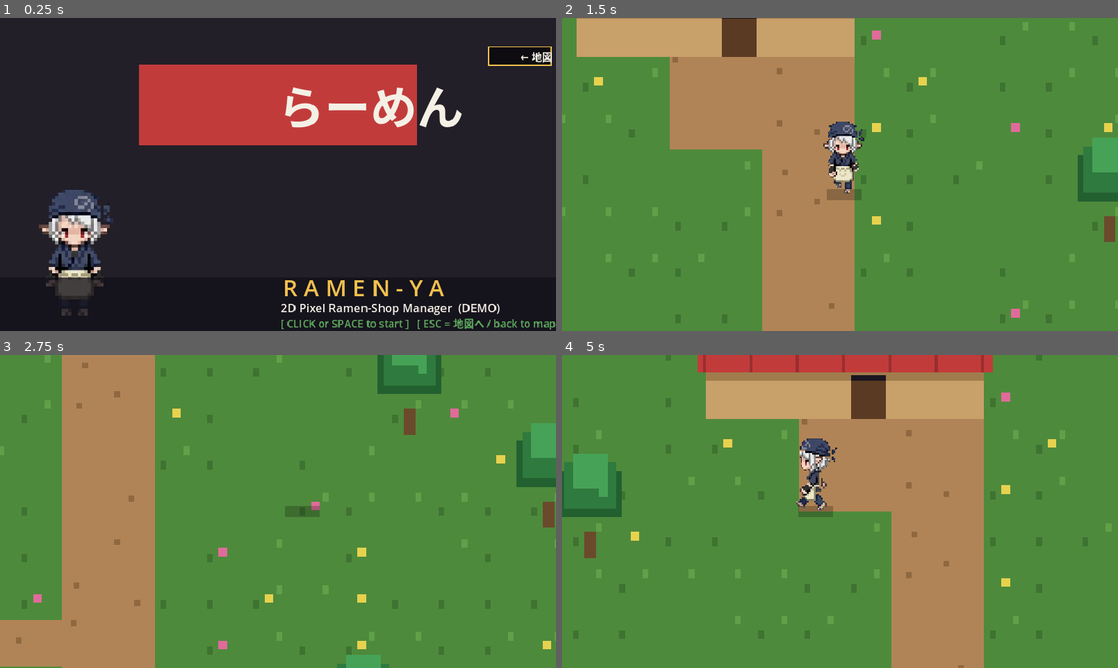
Above: before the commit, frames 1-4 (two rows, left to right).
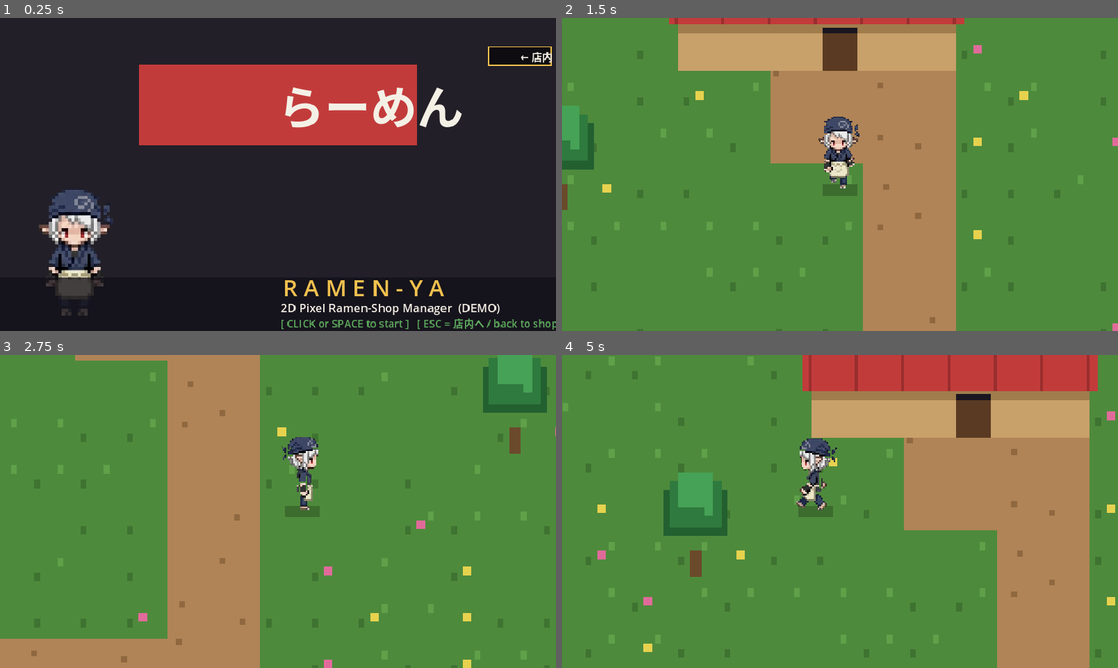
Above: after the commit, the same moments.

Repository: meloalright/ramen-ya
Game: Godot game, scene res://scenes/Main.tscn
Two runs of this game, one before a commit and one after it. Both use one fixed random seed, a clock stepped at 60 frames per second and the inputs below. This scene is started directly instead of the project's main scene.
Inputs (mouse positions are in pixels of both pictures, inside the frame that each line leads up to):
- Up to frame 1 (0.25 s): no input
- Up to frame 2 (1.5 s): tap Enter at 0.5 s; move the mouse to (962, 158) at 0.52 s; hold D 0.53-1.28 s; tap E at 0.6 s; click (962, 158) at 0.67 s; tap Space at 0.77 s; tap M at 0.8, 1.35 s; move the mouse to (728, 190) at 1.27 s; hold S from 1.28 s (still down); click (728, 190) at 1.42 s
- Up to frame 3 (2.75 s): tap Space at 1.52 s; tap R at 1.55, 2.1 s; move the mouse to (333, 442) at 2.02 s; release S at 2.03 s; hold D from 2.03 s (still down); click (333, 442) at 2.17 s; tap E at 2.3 s
- Up to frame 4 (5 s): move the mouse to (812, 574) at 2.77 s; release D at 2.78 s; hold W 2.78-3.53 s; tap E at 2.85, 4.55 s; click (812, 574) at 2.92 s; tap Space at 3.02, 3.77, 4.52 s; tap M at 3.05, 3.6 s; move the mouse to (1006, 558) at 3.52 s; hold A from 3.53 s (still down); click (1006, 558) at 3.67 s; tap R at 3.8 s; tap Escape at 4.15 s; move the mouse to (673, 464) at 4.27 s; tap Enter at 4.35 s; click (673, 464) at 4.42 s

The runs differ from the first frame. In frame 1, 0.2% of the frame differs, in the area x 81-100%, y 10-100%; in frame 2, 41%; in frame 3, 40%; in frame 4, 44%, in the area x 0-100%, y 0-100%.

Commit message:
feat: walkable shop interior with tables, chairs and a counter
Entering the shop now opens a rectangular room (scenes/Shop.tscn) you can
walk around freely instead of jumping straight into cooking:

- wooden-floor room with a back kitchen + service counter (档口) and two
  rows of dining tables & chairs (solid furniture to navigate around)
- reuses the overworld locomotion: WASD / arrows + click-or-tap to move,
  fixed camera framing the whole room
- two interaction zones: step to the COUNTER (E / tap) to start the
  cooking minigame, step to the DOOR (E / tap / ESC) to go back outside
- spawn point remembers context (door when arriving from the map,
  counter when returning from cooking)

World door now opens Shop; the cooking screen's back button + ESC/M now
return to the shop interior (relabelled 店内).

Co-Authored-By: Claude Opus 4.8 (1M context) <noreply@anthropic.com>

Diff:
--- /dev/null
+++ b/scenes/Shop.tscn
@@ -0,0 +1,8 @@
+[gd_scene load_steps=2 format=3 uid="uid://b1ramenya0shop01"]
+
+[ext_resource type="Script" path="res://scripts/Shop.gd" id="1_shop"]
+
+[node name="Shop" type="Node2D"]
+script = ExtResource("1_shop")
+
+[node name="Camera" type="Camera2D" parent="."]
--- a/scripts/Main.gd
+++ b/scripts/Main.gd
@@ -231,9 +231,9 @@
 
 
 func _handle_key(key: int) -> void:
-	# leave the shop, back to the overworld
+	# leave the counter, back to the shop interior
 	if key == KEY_ESCAPE or key == KEY_M:
-		get_tree().change_scene_to_file("res://scenes/World.tscn")
+		get_tree().change_scene_to_file("res://scenes/Shop.tscn")
 		return
 	if state == State.TITLE and (key == KEY_SPACE or key == KEY_ENTER):
 		_start_game()
@@ -242,9 +242,9 @@
 
 
 func _handle_click(p: Vector2) -> void:
-	# back-to-map button works in every state
+	# back-to-shop button works in every state
 	if BACK_RECT.has_point(p):
-		get_tree().change_scene_to_file("res://scenes/World.tscn")
+		get_tree().change_scene_to_file("res://scenes/Shop.tscn")
 		return
 	if state == State.TITLE:
 		_start_game()
@@ -401,7 +401,7 @@
 	draw_rect(Rect2(0, 224, W, 46), Color(0.07, 0.06, 0.09, 0.78))
 	_title_text("R A M E N - Y A", Vector2(244, 240), 20, COL_YELLOW)
 	_title_text("2D Pixel Ramen-Shop Manager  (DEMO)", Vector2(242, 254), 10, COL_WHITE)
-	_title_text("[ CLICK or SPACE to start ]   [ ESC = 地図へ / back to map ]", Vector2(242, 267), 9,
+	_title_text("[ CLICK or SPACE to start ]   [ ESC = 店内へ / back to shop ]", Vector2(242, 267), 9,
 		COL_GREEN if Time_blink() else COL_WHITE)
 
 
@@ -653,7 +653,7 @@
 func _draw_back_button() -> void:
 	draw_rect(BACK_RECT, Color(0, 0, 0, 0.6))
 	draw_rect(BACK_RECT, COL_YELLOW, false, 1.0)
-	_text("← 地図", Vector2(BACK_RECT.position.x + BACK_RECT.size.x / 2, BACK_RECT.position.y + 12),
+	_text("← 店内", Vector2(BACK_RECT.position.x + BACK_RECT.size.x / 2, BACK_RECT.position.y + 12),
 		9, COL_WHITE, HORIZONTAL_ALIGNMENT_CENTER)
 
 
--- /dev/null
+++ b/scripts/Shop.gd
@@ -0,0 +1,414 @@
+extends Node2D
+# =====================================================================
+#  RAMEN-YA — SHOP INTERIOR  /  店内
+#  A walkable rectangular room: wooden floor, dining tables + chairs,
+#  and a service counter (档口) along the back. Walk around freely;
+#  step up to the COUNTER to start cooking, or to the DOOR to leave.
+#
+#  Same procedural / code-drawn style as the overworld (World.gd):
+#  fixed camera framing the whole room, click/tap or WASD to move.
+# =====================================================================
+
+const TILE := 16
+const MAP_W := 24            # tiles (incl. walls)
+const MAP_H := 15
+
+enum { FLOOR, WALL, KITCHEN, COUNTER, TABLE, CHAIR, DOOR }
+
+var map: Array = []
+var counter_zone: Rect2          # floor strip right in front of the counter
+var door_cell := Vector2i(-1, -1)
+
+# remembers where to drop the player when (re)entering this scene
+static var entry := "door"       # "door" (from overworld) | "counter" (from cooking)
+
+# ---- palette --------------------------------------------------------
+const C_FLOOR    := Color("7a5230")
+const C_FLOOR_D  := Color("6a4628")
+const C_FLOOR_HI := Color("8a5f38")
+const C_WALL     := Color("3a2a1c")
+const C_WALL_HI  := Color("4d3826")
+const C_KITCHEN  := Color("4b4550")
+const C_STOVE    := Color("2a2630")
+const C_BURNER   := Color("e0792e")
+const C_COUNTER  := Color("c89b6a")
+const C_COUNTER_D:= Color("a07c4c")
+const C_TABLE    := Color("8a5a32")
+const C_TABLE_HI := Color("a76f3f")
+const C_CHAIR    := Color("5a3a22")
+const C_DOOR     := Color("c23b3b")
+const C_INK      := Color("1a1620")
+const C_WHITE    := Color("f4f0e6")
+const C_YELLOW   := Color("f2c14e")
+const C_BOWL     := Color("e7e3d8")
+
+# ---- player (shared with the overworld) -----------------------------
+var player_pos := Vector2.ZERO
+const PLAYER_SPEED := 70.0
+const PLAYER_H := 26.0
+const FEET_W := 11.0
+const FEET_H := 7.0
+var facing := 3                  # start facing up (toward the counter)
+var moving := false
+var anim_t := 0.0
+var anim_i := 0
+const STEP_SEQ := [0, 1, 0, 2]
+
+var chef_tex: Texture2D
+const CHEF_FW := 200
+const CHEF_FH := 301
+const ROW_DOWN := 0
+const ROW_SIDE := 1
+const ROW_UP := 2
+
+# ---- click / touch to move ------------------------------------------
+var move_target := Vector2.ZERO
+var has_target := false
+enum { ACT_NONE, ACT_COOK, ACT_EXIT }
+var pending := ACT_NONE
+
+# ---- interaction ----------------------------------------------------
+var near_counter := false
+var near_exit := false
+var font: Font
+var blink := 0.0
+
+@onready var cam: Camera2D = $Camera
+
+
+# =====================================================================
+func _ready() -> void:
+	font = ThemeDB.fallback_font
+	if ResourceLoader.exists("res://assets/chef_sheet.png"):
+		chef_tex = load("res://assets/chef_sheet.png")
+	_build_room()
+	# spawn point depends on how we got here
+	if entry == "counter":
+		player_pos = Vector2(MAP_W * TILE / 2.0, 5 * TILE - 2)
+		facing = 3
+	else:
+		player_pos = Vector2(door_cell.x * TILE + TILE / 2.0, (door_cell.y - 1) * TILE + 13)
+		facing = 3
+	entry = "door"              # default for the next overworld entry
+	_setup_camera()
+	set_process(true)
+
+
+func _setup_camera() -> void:
+	# frame the whole room (fixed camera, no follow)
+	var room := Vector2(MAP_W * TILE, MAP_H * TILE)
+	var vp := get_viewport_rect().size
+	var z: float = min(vp.x / room.x, vp.y / room.y) * 0.99
+	cam.zoom = Vector2(z, z)
+	cam.position_smoothing_enabled = false
+	cam.position = room / 2.0
+	cam.reset_smoothing()
+
+
+# =====================================================================
+#  ROOM LAYOUT
+# =====================================================================
+func _build_room() -> void:
+	map = []
+	for y in MAP_H:
+		var row := []
+		for x in MAP_W:
+			if x == 0 or y == 0 or x == MAP_W - 1 or y == MAP_H - 1:
+				row.append(WALL)
+			else:
+				row.append(FLOOR)
+		map.append(row)
+
+	# kitchen back-bench + counter front along the top
+	for x in range(1, MAP_W - 1):
+		map[1][x] = KITCHEN
+		map[2][x] = COUNTER
+	counter_zone = Rect2(TILE, 3 * TILE, (MAP_W - 2) * TILE, 2 * TILE)
+
+	# exit door in the bottom wall, centered
+	var dx := MAP_W / 2
+	map[MAP_H - 1][dx] = DOOR
+	door_cell = Vector2i(dx, MAP_H - 1)
+
+	# dining sets: [chair][table][table][chair], two rows
+	for ry in [7, 10]:
+		for bx in [3, 10, 17]:
+			map[ry][bx] = CHAIR
+			map[ry][bx + 1] = TABLE
+			map[ry][bx + 2] = TABLE
+			map[ry][bx + 3] = CHAIR
+
+
+# =====================================================================
+#  COLLISION
+# =====================================================================
+func _tile_at(wx: float, wy: float) -> int:
+	var tx := int(floor(wx / TILE))
+	var ty := int(floor(wy / TILE))
+	if tx < 0 or ty < 0 or tx >= MAP_W or ty >= MAP_H:
+		return WALL
+	return map[ty][tx]
+
+
+func _blocked(t: int) -> bool:
+	return t == WALL or t == KITCHEN or t == COUNTER or t == TABLE or t == CHAIR
+
+
+func _can_stand(cx: float, feet_y: float) -> bool:
+	for px in [cx - FEET_W / 2.0, cx + FEET_W / 2.0]:
+		for py in [feet_y - FEET_H, feet_y]:
+			if _blocked(_tile_at(px, py)):
+				return false
+	return true
+
+
+# =====================================================================
+#  LOOP
+# =====================================================================
+func _process(delta: float) -> void:
+	blink += delta
+
+	var dir := Vector2.ZERO
+	if Input.is_physical_key_pressed(KEY_A) or Input.is_physical_key_pressed(KEY_LEFT):
+		dir.x -= 1.0
+	if Input.is_physical_key_pressed(KEY_D) or Input.is_physical_key_pressed(KEY_RIGHT):
+		dir.x += 1.0
+	if Input.is_physical_key_pressed(KEY_W) or Input.is_physical_key_pressed(KEY_UP):
+		dir.y -= 1.0
+	if Input.is_physical_key_pressed(KEY_S) or Input.is_physical_key_pressed(KEY_DOWN):
+		dir.y += 1.0
+
+	if dir != Vector2.ZERO:
+		has_target = false
+		pending = ACT_NONE
+	elif has_target:
+		var to: Vector2 = move_target - player_pos
+		if to.length() <= 2.5:
+			has_target = false
+		else:
+			dir = to.normalized()
+
+	var prev := player_pos
+	moving = dir != Vector2.ZERO
+	if moving:
+		dir = dir.normalized()
+		if abs(dir.x) > abs(dir.y):
+			facing = 1 if dir.x < 0.0 else 2
+		else:
+			facing = 3 if dir.y < 0.0 else 0
+
+	var step := dir * PLAYER_SPEED * delta
+	if _can_stand(player_pos.x + step.x, player_pos.y):
+		player_pos.x += step.x
+	if _can_stand(player_pos.x, player_pos.y + step.y):
+		player_pos.y += step.y
+
+	if has_target and dir != Vector2.ZERO and player_pos.distance_to(prev) < 0.05:
+		has_target = false
+		pending = ACT_NONE
+
+	if moving:
+		anim_t += delta
+		if anim_t > 0.16:
+			anim_t -= 0.16
+			anim_i = (anim_i + 1) % STEP_SEQ.size()
+	else:
+		anim_i = 0
+		anim_t = 0.0
+
+	# interaction zones
+	near_counter = counter_zone.has_point(player_pos)
+	var dcenter := Vector2(door_cell.x * TILE + TILE / 2.0, door_cell.y * TILE)
+	near_exit = player_pos.distance_to(dcenter) < 24.0
+
+	# auto-trigger a pending click action on arrival
+	if pending == ACT_COOK and near_counter:
+		_cook()
+		return
+	if pending == ACT_EXIT and near_exit:
+		_exit()
+		return
+
+	queue_redraw()
+
+
+func _unhandled_input(event: InputEvent) -> void:
+	if event is InputEventKey and event.pressed and not event.echo:
+		if event.keycode == KEY_E:
+			if near_counter:
+				_cook()
+			elif near_exit:
+				_exit()
+		elif event.keycode == KEY_ESCAPE or event.keycode == KEY_M:
+			_exit()
+	elif event is InputEventMouseButton and event.pressed and event.button_index == MOUSE_BUTTON_LEFT:
+		_on_pointer(get_global_mouse_position())
+
+
+func _on_pointer(p: Vector2) -> void:
+	# tap the counter band → walk up to it and start cooking
+	if p.y < 3 * TILE and p.x > TILE and p.x < (MAP_W - 1) * TILE:
+		if near_counter:
+			_cook()
+		else:
+			move_target = Vector2(clamp(p.x, 2 * TILE, (MAP_W - 2) * TILE), 4 * TILE - 2)
+			has_target = true
+			pending = ACT_COOK
+		return
+	# tap the door → walk to it and leave
+	if door_cell.x >= 0 and Rect2(door_cell.x * TILE, (door_cell.y - 1) * TILE, TILE, TILE * 2).has_point(p):
+		if near_exit:
+			_exit()
+		else:
+			move_target = Vector2(door_cell.x * TILE + TILE / 2.0, (door_cell.y - 1) * TILE + 12)
+			has_target = true
+			pending = ACT_EXIT
+		return
+	# otherwise walk toward the tapped point
+	move_target = p
+	has_target = true
+	pending = ACT_NONE
+
+
+func _cook() -> void:
+	entry = "counter"
+	get_tree().change_scene_to_file("res://scenes/Main.tscn")
+
+
+func _exit() -> void:
+	get_tree().change_scene_to_file("res://scenes/World.tscn")
+
+
+# =====================================================================
+#  DRAWING
+# =====================================================================
+func _draw() -> void:
+	# floor + static tiles (counter/kitchen/walls/door)
+	for ty in MAP_H:
+		for tx in MAP_W:
+			_draw_ground(tx, ty)
+
+	# Y-sorted objects: furniture + player so overlaps look right
+	var objs: Array = []
+	for ty in MAP_H:
+		for tx in MAP_W:
+			var t: int = map[ty][tx]
+			if t == TABLE or t == CHAIR:
+				objs.append({"y": ty * TILE + TILE, "kind": t, "x": tx, "ty": ty})
+	objs.append({"y": player_pos.y, "kind": -1})
+	objs.sort_custom(func(a, b): return a.y < b.y)
+	for o in objs:
+		if o.kind == TABLE:
+			_draw_table(o.x, o.ty)
+		elif o.kind == CHAIR:
+			_draw_chair(o.x, o.ty)
+		else:
+			_draw_player()
+
+	# interaction prompts
+	if near_counter:
+		_draw_prompt("[E] 制作 COOK")
+	elif near_exit:
+		_draw_prompt("[E] 外へ EXIT")
+
+	if has_target:
+		_draw_target()
+
+
+func _draw_ground(tx: int, ty: int) -> void:
+	var px := tx * TILE
+	var py := ty * TILE
+	var r := Rect2(px, py, TILE, TILE)
+	var t: int = map[ty][tx]
+	match t:
+		WALL:
+			draw_rect(r, C_WALL)
+			draw_rect(Rect2(px, py, TILE, 3), C_WALL_HI)
+		KITCHEN:
+			draw_rect(r, C_KITCHEN)
+			# stove top with burners
+			draw_rect(Rect2(px + 1, py + 5, TILE - 2, TILE - 6), C_STOVE)
+			if (tx % 2) == 0:
+				draw_rect(Rect2(px + 5, py + 8, 6, 5), C_BURNER)
+		COUNTER:
+			draw_rect(r, C_COUNTER)
+			draw_rect(Rect2(px, py, TILE, 3), Color(1, 1, 1, 0.18))
+			draw_rect(Rect2(px, py + TILE - 3, TILE, 3), C_COUNTER_D)
+			# a few bowls lined up on the counter
+			if (tx % 3) == 1:
+				draw_rect(Rect2(px + 4, py + 4, 8, 5), C_BOWL)
+				draw_rect(Rect2(px + 4, py + 4, 8, 2), C_DOOR)
+		DOOR:
+			draw_rect(r, C_WALL)
+			draw_rect(Rect2(px + 2, py + 1, TILE - 4, TILE - 1), C_DOOR)
+			draw_rect(Rect2(px + 2, py + 1, TILE - 4, 4), C_INK)
+		_:
+			# wooden floor with plank lines
+			draw_rect(r, C_FLOOR)
+			draw_rect(Rect2(px, py, TILE, 1), C_FLOOR_HI)
+			draw_rect(Rect2(px, py + TILE - 1, TILE, 1), C_FLOOR_D)
+			if (tx + ty) % 2 == 0:
+				draw_rect(Rect2(px + TILE - 1, py, 1, TILE), C_FLOOR_D)
+
+
+func _draw_table(tx: int, ty: int) -> void:
+	var px := tx * TILE
+	var py := ty * TILE
+	draw_rect(Rect2(px, py + 3, TILE, TILE - 4), C_TABLE)
+	draw_rect(Rect2(px, py + 3, TILE, 3), C_TABLE_HI)
+	# a steaming bowl on the table
+	draw_rect(Rect2(px + 4, py + 6, 9, 5), C_BOWL)
+	draw_rect(Rect2(px + 4, py + 6, 9, 2), C_DOOR)
+
+
+func _draw_chair(tx: int, ty: int) -> void:
+	var px := tx * TILE
+	var py := ty * TILE
+	draw_rect(Rect2(px + 3, py + 6, TILE - 6, TILE - 8), C_CHAIR)
+	draw_rect(Rect2(px + 3, py + 4, TILE - 6, 3), C_TABLE_HI)
+
+
+func _draw_player() -> void:
+	var w := CHEF_FW / float(CHEF_FH) * PLAYER_H
+	var dst := Rect2(player_pos.x - w / 2.0, player_pos.y - PLAYER_H, w, PLAYER_H)
+	draw_rect(Rect2(player_pos.x - 6, player_pos.y - 2, 12, 4), Color(0, 0, 0, 0.22))
+	if chef_tex == null:
+		draw_rect(dst, C_YELLOW)
+		return
+	var row := ROW_DOWN
+	var flip := false
+	match facing:
+		0: row = ROW_DOWN
+		3: row = ROW_UP
+		1: row = ROW_SIDE
+		2: row = ROW_SIDE; flip = true
+	var col: int = STEP_SEQ[anim_i] if moving else 0
+	var src := Rect2(col * CHEF_FW, row * CHEF_FH, CHEF_FW, CHEF_FH)
+	if flip:
+		src.position.x += CHEF_FW
+		src.size.x = -CHEF_FW
+	draw_texture_rect_region(chef_tex, dst, src)
+
+
+func _draw_prompt(label: String) -> void:
+	if int(blink * 2.0) % 2 != 0:
+		return
+	var hx := player_pos.x
+	var hy := player_pos.y - PLAYER_H - 6
+	var fs := 8
+	var tw: float = font.get_string_size(label, HORIZONTAL_ALIGNMENT_LEFT, -1, fs).x
+	draw_rect(Rect2(hx - tw / 2.0 - 4, hy - fs, tw + 8, fs + 4), Color(0, 0, 0, 0.72))
+	_wtext(label, Vector2(hx, hy), fs, C_YELLOW, HORIZONTAL_ALIGNMENT_CENTER)
+
+
+func _draw_target() -> void:
+	var a: float = 0.4 + 0.35 * sin(blink * 8.0)
+	var col := Color(1, 1, 0.4, a)
+	draw_arc(move_target, 5.0, 0.0, TAU, 18, col, 1.2)
+	draw_line(move_target - Vector2(3, 0), move_target + Vector2(3, 0), col, 1.0)
+	draw_line(move_target - Vector2(0, 3), move_target + Vector2(0, 3), col, 1.0)
+
+
+func _wtext(s: String, pos: Vector2, size: int, col: Color, align := HORIZONTAL_ALIGNMENT_LEFT) -> void:
+	draw_string(font, pos + Vector2(0.6, 0.6), s, align, -1, size, C_INK)
+	draw_string(font, pos, s, align, -1, size, col)
--- a/scripts/World.gd
+++ b/scripts/World.gd
@@ -343,7 +343,7 @@
 
 
 func _enter_shop() -> void:
-	get_tree().change_scene_to_file("res://scenes/Main.tscn")
+	get_tree().change_scene_to_file("res://scenes/Shop.tscn")
 
 
 # =====================================================================
Not shown, changed: README.md
